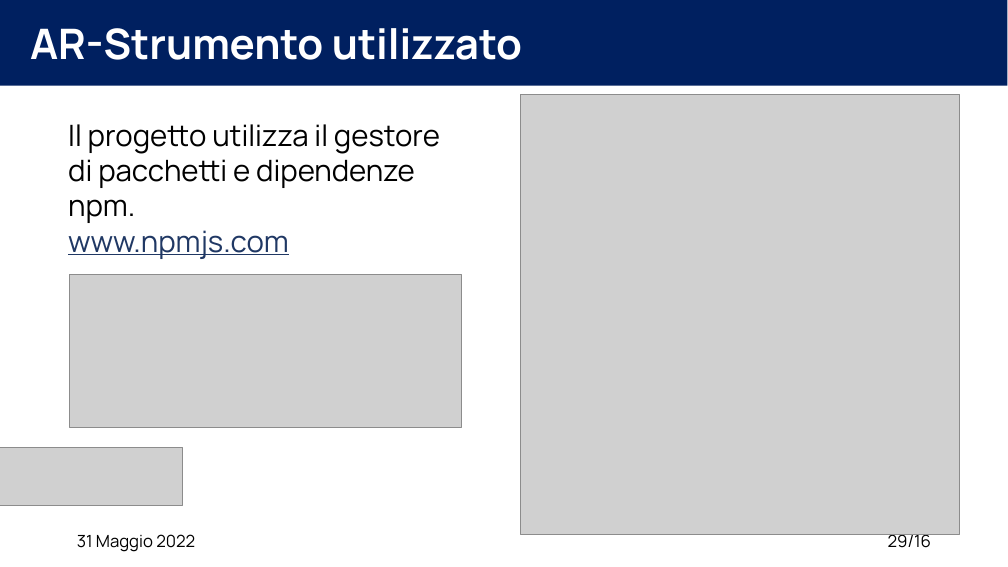
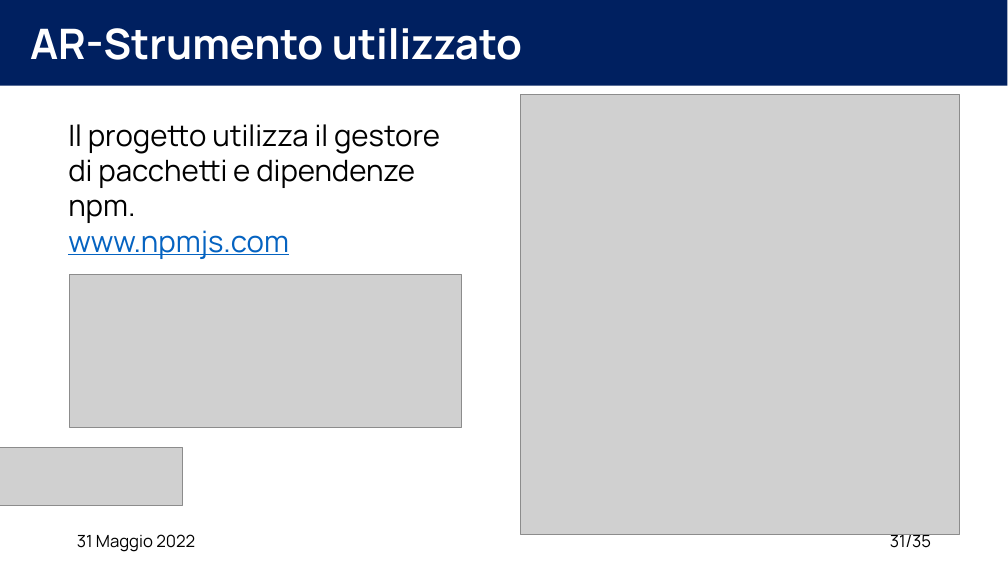
Before and after one commit to XidaZ3/MTSSAssignment3, a slide deck: slide 31 of MTSSAssignment3.pptx (slide 29 before the commit). Drawn at 1008x567 pixels with LibreOffice and Linux fonts; fonts in the diff are those of the drawing; grey boxes stand for pictures. Boxes give left, top, right and bottom in pixels: in the first picture for what was removed or moved away, otherwise in the second. Text is boxed around its words. In the diff, an @@ line names an element or a change of style, - is before the commit and + after.

```diff
--- a/MTSSAssignment3.pptx
+++ b/MTSSAssignment3.pptx
@@ text at (68,230,289,259): text colour #203864 to #0563C1 in "www.npmjs.com" @@
@@ page number at (890,531,931,548): text changed @@
-29/16
+31/35
```
Also in this commit, not shown: 19 other slides changed, 2 slides added, 2 slides removed, 2 other files.
